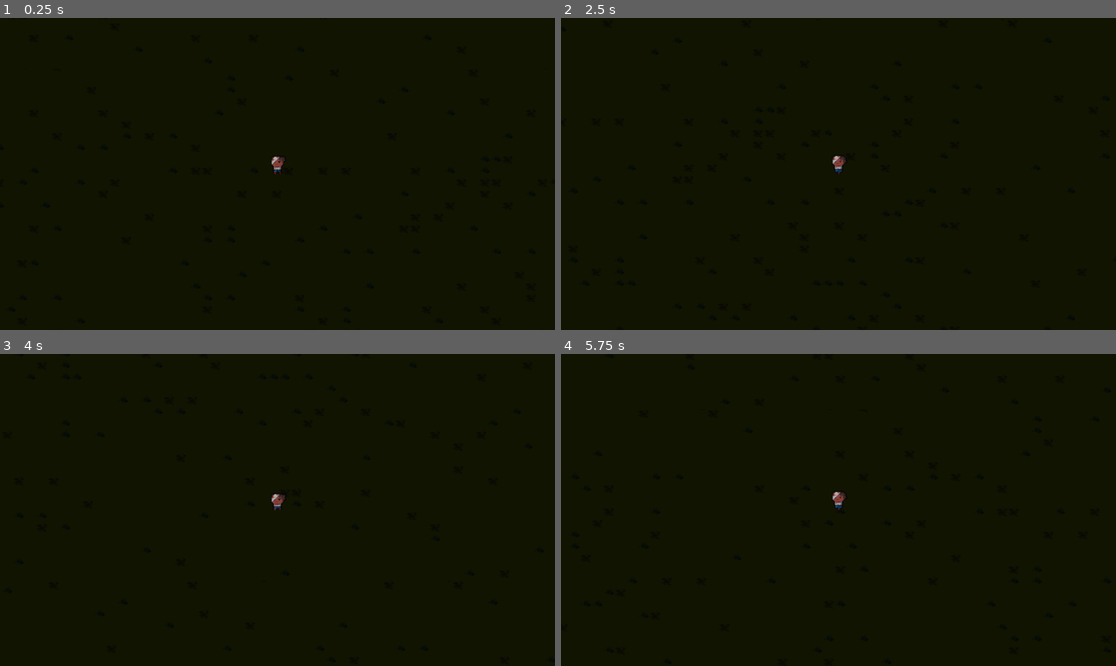
Above: before the commit, frames 1-4 (two rows, left to right).
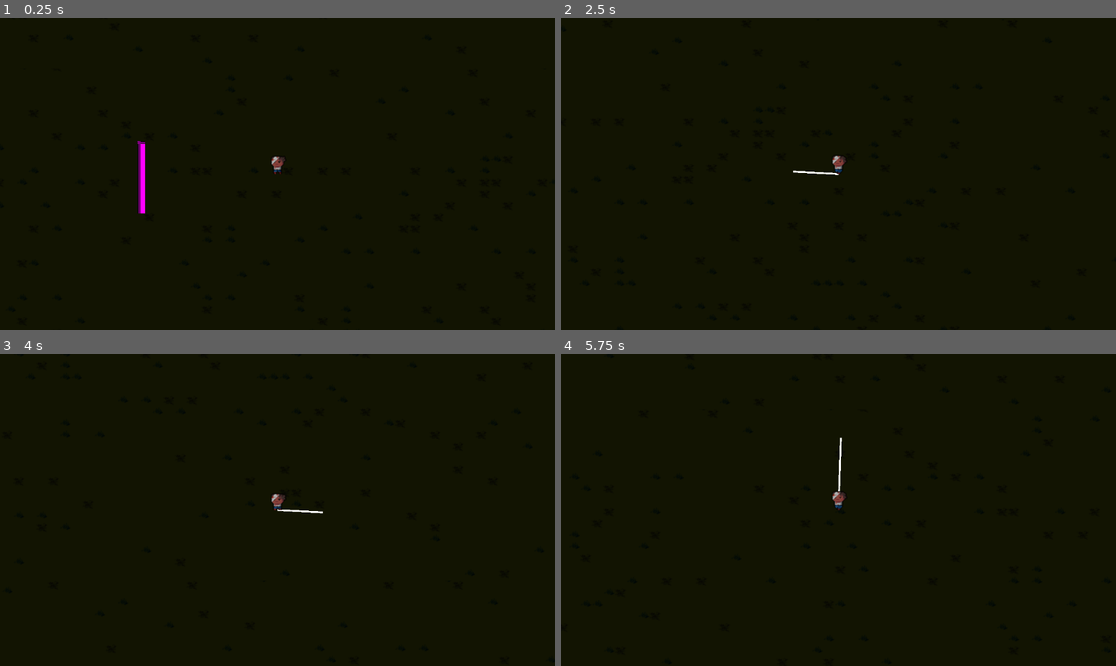
Above: after the commit, the same moments.

Repository: bluewind109/MeleeAttackTopDown
Game: Godot game, scene res://scenes/game/game.tscn
Two runs of this game, one before a commit and one after it. Both use one fixed random seed, a clock stepped at 60 frames per second and the inputs below.
Inputs (mouse positions are in pixels of both pictures, inside the frame that each line leads up to):
- Up to frame 1 (0.25 s): no input
- Up to frame 2 (2.5 s): tap Enter at 0.5 s; move the mouse to (960, 158) at 0.52 s; press the mouse at (960, 158) at 0.53 s; hold D (right) 0.53-1.28 s; move the mouse to (727, 189) at 1.27 s; release the mouse at (727, 189) at 1.28 s; hold S (down) 1.28-2.03 s; click (727, 189) at 1.35 s; tap Space at 2 s; move the mouse to (894, 105) at 2.02 s; press the mouse at (894, 105) at 2.03 s; hold D (right) from 2.03 s (still down)
- Up to frame 3 (4 s): move the mouse to (249, 572) at 2.77 s; release D (right) at 2.78 s; release the mouse at (249, 572) at 2.78 s; hold W (up) 2.78-3.53 s; click (249, 572) at 2.85 s; tap Enter at 3.5 s; move the mouse to (444, 556) at 3.52 s; press the mouse at (444, 556) at 3.53 s; hold A (left) from 3.53 s (still down)
- Up to frame 4 (5.75 s): move the mouse to (672, 463) at 4.27 s; release the mouse at (672, 463) at 4.28 s; click (672, 463) at 4.35 s; move the mouse to (866, 510) at 5.02 s; release A (left) at 5.03 s; press the mouse at (866, 510) at 5.03 s; hold S (down) from 5.03 s (still down)

The runs differ from the first frame. In frame 1, 0.3% of the frame differs, in the area x 24-27%, y 39-63%; in frame 2, less than 0.1%; in frame 3, less than 0.1%; in frame 4, less than 0.1%.

Commit message:
Add trajectory prediction

Diff:
--- a/project.godot
+++ b/project.godot
@@ -55,3 +55,9 @@
 "events": [Object(InputEventMouseButton,"resource_local_to_scene":false,"resource_name":"","device":-1,"window_id":0,"a …(253 unchanged characters)…
 ]
 }
+
+[layer_names]
+
+2d_physics/layer_1="player"
+2d_physics/layer_2="wall"
+2d_physics/layer_3="trajectory"
--- a/scenes/common/charge_dash/charge_dash.gd
+++ b/scenes/common/charge_dash/charge_dash.gd
@@ -2,11 +2,18 @@
 class_name ChargeDash
 
 @export var owner_ref: CharacterBody2D
+@export var trajectory_line: TrajectoryLine
+
 var start_pos: Vector2
+var mouse_pos: Vector2
+
 var is_first_touch: bool = true
 var is_holding: bool = false
 var direction: Vector2 = Vector2.ZERO
+
 var distance_to_reach: float = 0
+var distance_remainining: float = 0
+
 var speed: float = 1500
 var is_dashing: bool = false
 
@@ -16,27 +23,52 @@
 func _ready() -> void:
 	pass
 
+func render_trajectory(_direction: Vector2, _distance: float, _speed: float, delta: float):
+	var max_points = 20
+	var _speed_multiplier = 0.5
+
+	var pos: Vector2 = owner_ref.global_position
+	var line_velocity: Vector2 = _direction * _speed * _speed_multiplier
+
+	trajectory_line.clear_points()
+	for i in max_points:
+		trajectory_line.add_point(pos)
+		if (pos.distance_to(owner_ref.global_position) < _distance):
+			var collision = trajectory_line.get_body().move_and_collide(line_velocity * delta, false, true, true)
+			if (collision):
+				line_velocity = line_velocity.bounce(collision.get_normal()) * 0.6
+
+			pos += line_velocity * delta
+			trajectory_line.get_body().position = pos
+
 func _physics_process(delta: float) -> void:
 	if (not is_dashing):
-		var mouse_pos = get_global_mouse_position()
+		mouse_pos = get_global_mouse_position()
 		if (Input.is_action_pressed("attack")):
-			is_holding = true
 			if (is_first_touch):
 				start_pos = mouse_pos
 				is_first_touch = false
 
+			is_holding = true
+			var _distance = mouse_pos.distance_to(start_pos)
+			if (_distance > 25):
+				render_trajectory(mouse_pos.direction_to(start_pos), _distance, speed, delta)
+
 		if (Input.is_action_just_released("attack") and is_holding):
 			direction = mouse_pos.direction_to(start_pos)
 			distance_to_reach = mouse_pos.distance_to(start_pos)
+			if (distance_to_reach > 25): distance_remainining = distance_to_reach
+			is_first_touch = true
 			is_holding = false
+			trajectory_line.clear_points()
 
-	if (distance_to_reach > 0 and direction):
+	if (distance_to_reach > 25 and direction and distance_remainining > 0):
 		if (not is_dashing):
 			on_dash_started.emit()
 			is_dashing = true
-		owner_ref.position += direction * speed * delta
-		distance_to_reach -= direction.length() * speed * delta
-		if (distance_to_reach <= 0 and is_dashing):
+		owner_ref.move_and_collide(direction * speed * delta)
+		distance_remainining -= direction.length() * speed * delta
+		if (distance_remainining <= 0 and is_dashing):
+			is_dashing = false
 			is_first_touch = true
-			is_dashing = false
 			on_dash_finished.emit()
--- a/scenes/common/charge_dash/charge_dash.tscn
+++ b/scenes/common/charge_dash/charge_dash.tscn
@@ -1,6 +1,10 @@
-[gd_scene load_steps=2 format=3 uid="uid://w0mndjj8o3iu"]
+[gd_scene load_steps=3 format=3 uid="uid://w0mndjj8o3iu"]
 
 [ext_resource type="Script" uid="uid://c8mevjamw3p6f" path="res://scenes/common/charge_dash/charge_dash.gd" id="1_j0abh"]
+[ext_resource type="PackedScene" uid="uid://yg3e33gqvoir" path="res://scenes/trajectory_line/trajectory_line.tscn" id="2_aklwl"]
 
-[node name="charge_dash" type="Node2D"]
+[node name="charge_dash" type="Node2D" node_paths=PackedStringArray("trajectory_line")]
 script = ExtResource("1_j0abh")
+trajectory_line = NodePath("trajectory_line")
+
+[node name="trajectory_line" parent="." instance=ExtResource("2_aklwl")]
--- a/scenes/common/component_Velocity/component_Velocity.gd
+++ b/scenes/common/component_Velocity/component_Velocity.gd
@@ -23,7 +23,7 @@
 	else:
 		if (owner_node.velocity):
 			_decelerate()
-	owner_node.move_and_slide()
+	owner_node.move_and_collide(owner_node.velocity * _delta)
 
 func _accelerate():
 	var acceleration_rate: float = max_speed * acceleration_coefficient
--- a/scenes/game/game.tscn
+++ b/scenes/game/game.tscn
@@ -1,8 +1,14 @@
-[gd_scene load_steps=4 format=3 uid="uid://s35lmfixqjns"]
+[gd_scene load_steps=6 format=3 uid="uid://s35lmfixqjns"]
 
 [ext_resource type="Script" uid="uid://cpl63vx0dh74g" path="res://scenes/game/game.gd" id="1_l1rk1"]
 [ext_resource type="PackedScene" uid="uid://geb0lg3x5n8l" path="res://scenes/background/background.tscn" id="2_h7iqs"]
 [ext_resource type="PackedScene" uid="uid://v67gpa0c2rdm" path="res://scenes/player/player.tscn" id="2_vasa2"]
+
+[sub_resource type="PlaceholderTexture2D" id="PlaceholderTexture2D_0sr1o"]
+size = Vector2(10, 100)
+
+[sub_resource type="RectangleShape2D" id="RectangleShape2D_kelw5"]
+size = Vector2(10, 100)
 
 [node name="game" type="Node2D"]
 y_sort_enabled = true
@@ -13,3 +19,13 @@
 
 [node name="Player" parent="." instance=ExtResource("2_vasa2")]
 position = Vector2(562, 303)
+
+[node name="static_body_2d" type="StaticBody2D" parent="."]
+position = Vector2(374, 308)
+collision_layer = 2
+
+[node name="sprite_2d" type="Sprite2D" parent="static_body_2d"]
+texture = SubResource("PlaceholderTexture2D_0sr1o")
+
+[node name="collision_shape_2d" type="CollisionShape2D" parent="static_body_2d"]
+shape = SubResource("RectangleShape2D_kelw5")
--- a/scenes/player/player.tscn
+++ b/scenes/player/player.tscn
@@ -14,8 +14,8 @@
 [ext_resource type="PackedScene" uid="uid://w0mndjj8o3iu" path="res://scenes/common/charge_dash/charge_dash.tscn" id="13_gx1jg"]
 [ext_resource type="PackedScene" uid="uid://cts876pjx0uon" path="res://scenes/common/component_TrailEffect/component_TrailEffect.tscn" id="16_myrg7"]
 
-[sub_resource type="CircleShape2D" id="CircleShape2D_oul6g"]
-radius = 0.0
+[sub_resource type="CircleShape2D" id="CircleShape2D_gx1jg"]
+radius = 8.0
 
 [sub_resource type="Animation" id="Animation_8t03j"]
 length = 0.001
@@ -82,7 +82,7 @@
 
 [node name="Player" type="CharacterBody2D" node_paths=PackedStringArray("state_machine", "character_sprite", "component_health", "component_look", "component_velocity", "component_anim_ss", "trail_effect", "component_charge_dash", "anim_player") groups=["Player"]]
 z_index = 2
-collision_mask = 0
+collision_mask = 2
 motion_mode = 1
 script = ExtResource("1_oul6g")
 state_machine = NodePath("callable_state_machine")
@@ -101,9 +101,8 @@
 [node name="callable_state_machine" parent="." instance=ExtResource("2_rgyib")]
 
 [node name="CollisionShape2D" type="CollisionShape2D" parent="."]
-visible = false
-scale = Vector2(1, 2.72)
-shape = SubResource("CircleShape2D_oul6g")
+position = Vector2(0, -8)
+shape = SubResource("CircleShape2D_gx1jg")
 
 [node name="component_Health" parent="." instance=ExtResource("2_yw30f")]
 
--- /dev/null
+++ b/scenes/raycast_bullet/raycast_bullet.gd
@@ -0,0 +1,70 @@
+extends Node2D
+class_name RaycastBullet
+
+@export var speed: float = 120.0 * 120
+@export var bounce_count: int = 2
+@export var life_time: float = 0.3
+
+var _current_pos: Vector2
+var _direction: Vector2
+var _rotation: float
+var _time: float
+var _collision_mask: int
+
+var trace_line: Array
+
+func _ready() -> void:
+	pass
+
+func init(
+	pos: Vector2,
+	dir: Vector2,
+	col_mask: int
+):
+	_current_pos = pos
+	_direction = dir
+	_collision_mask = col_mask
+
+func _draw() -> void:
+	if (not trace_line.is_empty()):
+		for i in trace_line.size() - 1:
+			var _point1: Vector2 = trace_line[i]
+			var _point2: Vector2 = trace_line[i + 1]
+			var _color: Color = Color.WHITE
+			draw_line(_point1, _point2, _color)
+
+
+func _physics_process(delta: float) -> void:
+	if (bounce_count > 0 and _time < life_time):
+		_bullet_process(delta)
+	_time += delta
+
+	if (_time >= life_time):
+		queue_free()
+
+	queue_redraw()
+
+func _bullet_process(delta: float):
+	var space_state: PhysicsDirectSpaceState2D = get_world_2d().direct_space_state
+	var remain_length: float = speed * delta
+	var end_pos: Vector2
+	trace_line.append(_current_pos)
+	var collision_data: Dictionary
+
+	while remain_length > 0.001 and bounce_count > 0:
+		end_pos = _current_pos + _direction * remain_length
+		var param: PhysicsRayQueryParameters2D = PhysicsRayQueryParameters2D.create(
+			_current_pos,
+			end_pos,
+			_collision_mask
+		)
+		collision_data = space_state.intersect_ray(param)
+
+		if (collision_data):
+			# move the end point back slightly out of the collider
+			end_pos = collision_data.position - (collision_data.position - _current_pos).normalized() * 0.01
+			_direction = _direction.bounce(collision_data["normal"]).normalized()
+			bounce_count -= 1
+		remain_length -= (end_pos - _current_pos).length()
+		_current_pos = end_pos
+		trace_line.append(_current_pos)
--- /dev/null
+++ b/scenes/raycast_bullet/raycast_bullet.tscn
@@ -0,0 +1,6 @@
+[gd_scene load_steps=2 format=3 uid="uid://deeoxr3k346p8"]
+
+[ext_resource type="Script" uid="uid://bnj5lss78g13o" path="res://scenes/raycast_bullet/raycast_bullet.gd" id="1_ely3m"]
+
+[node name="raycast_bullet" type="Node2D"]
+script = ExtResource("1_ely3m")
--- /dev/null
+++ b/scenes/trajectory_line/trajectory_line.gd
@@ -0,0 +1,10 @@
+extends Line2D
+class_name TrajectoryLine
+
+@export var character_body_2d: CharacterBody2D
+
+func _ready() -> void:
+	pass
+
+func get_body() -> CharacterBody2D:
+	return character_body_2d
--- /dev/null
+++ b/scenes/trajectory_line/trajectory_line.tscn
@@ -0,0 +1,20 @@
+[gd_scene load_steps=3 format=3 uid="uid://yg3e33gqvoir"]
+
+[ext_resource type="Script" uid="uid://4py8x0ncf3qh" path="res://scenes/trajectory_line/trajectory_line.gd" id="1_hbd7j"]
+
+[sub_resource type="CircleShape2D" id="CircleShape2D_u5ogt"]
+
+[node name="trajectory_line" type="Line2D" node_paths=PackedStringArray("character_body_2d")]
+show_behind_parent = true
+top_level = true
+width = 2.5
+script = ExtResource("1_hbd7j")
+character_body_2d = NodePath("character_body_2d")
+
+[node name="character_body_2d" type="CharacterBody2D" parent="."]
+collision_layer = 4
+collision_mask = 2
+motion_mode = 1
+
+[node name="collision_shape_2d" type="CollisionShape2D" parent="character_body_2d"]
+shape = SubResource("CircleShape2D_u5ogt")
Not shown, added: scenes/raycast_bullet/raycast_bullet.gd.uid
Not shown, added: scenes/trajectory_line/trajectory_line.gd.uid
